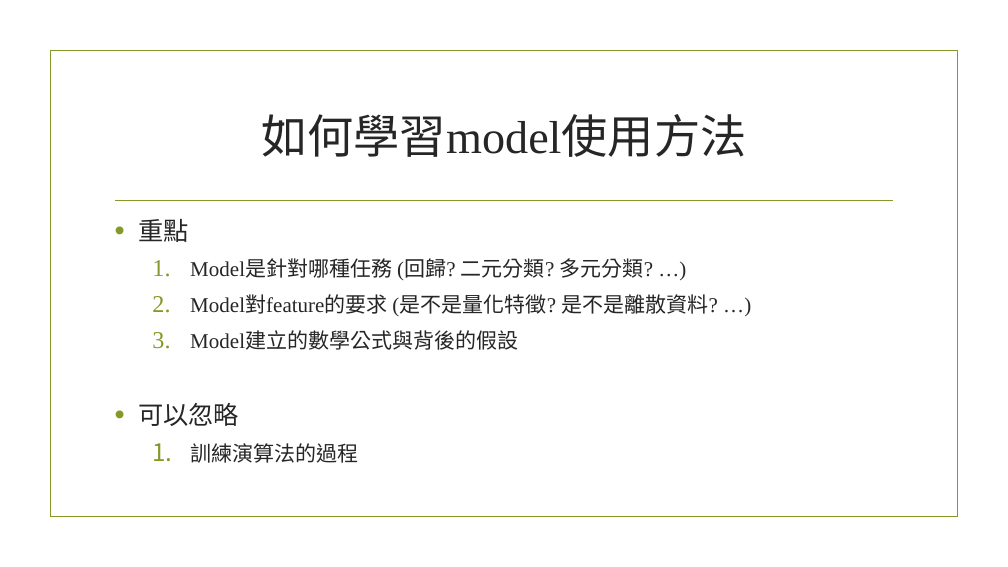
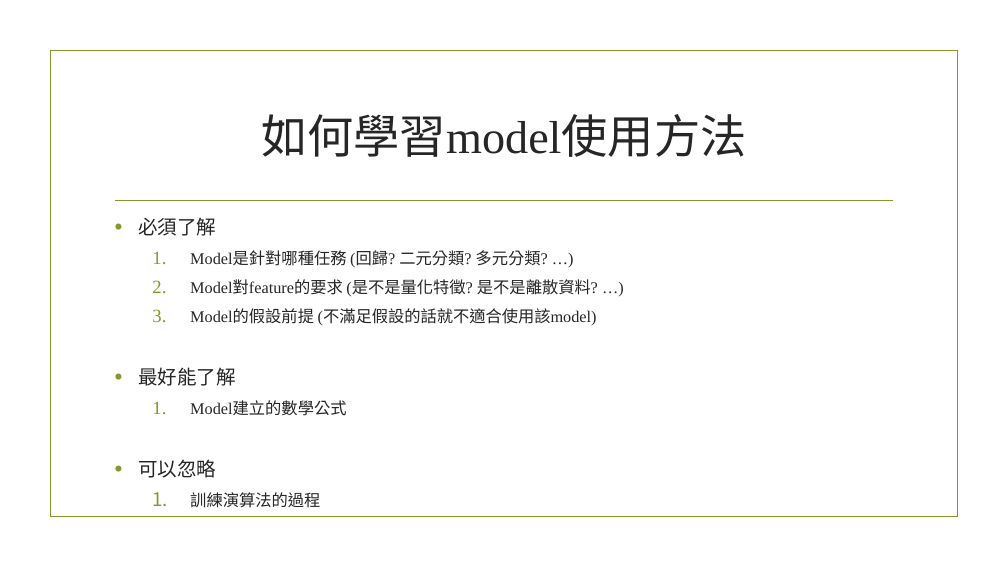
Before and after one commit to gama79530/ML_workshop, a slide deck: slide 9 of ML_workshop.pptx (slide 8 before the commit). Drawn at 1008x567 pixels with LibreOffice and Linux fonts; fonts in the diff are those of the drawing; background and template pictures are left out. Boxes give left, top, right and bottom in pixels: in the first picture for what was removed or moved away, otherwise in the second. Text is boxed around its words. In the diff, an @@ line names an element or a change of style, - is before the commit and + after.

```diff
--- a/ML_workshop.pptx
+++ b/ML_workshop.pptx
@@ text at (138, 217, 216, 236): text changed; size 24 to 18.6 pt @@
-• 重點
+• 必須了解
@@ text at (138, 250, 598, 508): size 20 to 15.5 pt in "Model是針對哪種任務 (回歸? 二元分類? 多元分類? …)", "Model對feature的要求 (是不是量化特徵? 是不是離散資料? …)", "訓練演算法的過程"; size 24 to 18.6 pt in "可以忽略"; less space between paragraphs @@
@@ text at (138, 309, 597, 416): text changed; size 20 to 15.5 pt @@
-  3. Model建立的數學公式與背後的假設
+  3. Model的假設前提 (不滿足假設的話就不適合使用該model)
+• 最好能了解
+  1. Model建立的數學公式
```
Also in this commit, not shown: 5 other slides changed, 2 slides added, 1 slide removed, 5 other files.
